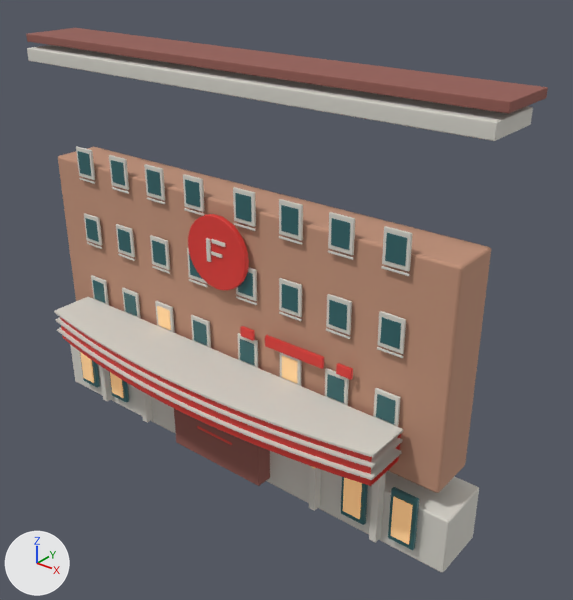
The Blender file Assets/Blender/Sources/filmstaden.blend: old version first, new version second.
Camera for both pictures: a 50 mm lens placed at (2.74, -3.03, 3.17), pointed at (0.31, 0.02, 1.28). The axes (+X, +Y, +Z) are drawn at lower left. The lights are the same throughout. The picture after the commit comes second.

The scene before the commit, as lines of its bpy script (objects in view):
```python
ob_lm_filmstaden_darkroofcap = bpy.data.objects.new('LM_Filmstaden_DarkRoofCap', me_lm_filmstaden_darkroofcap_mesh)
ob_lm_filmstaden_darkroofcap.parent = ob_lm_filmstaden_root
ob_lm_filmstaden_darkroofcap.location = (0.0, 0.02, 2.52)
ob_lm_filmstaden_roofcornice = bpy.data.objects.new('LM_Filmstaden_RoofCornice', me_lm_filmstaden_roofcornice_mesh)
ob_lm_filmstaden_roofcornice.parent = ob_lm_filmstaden_root
ob_lm_filmstaden_roofcornice.location = (0.0, -0.02, 2.43)
ob_lm_filmstaden_roundfsign_backplate = bpy.data.objects.new('LM_Filmstaden_RoundFSign_Backplate', me_lm_filmstaden_roundfsign_backplate_mesh)
ob_lm_filmstaden_roundfsign_backplate.parent = ob_lm_filmstaden_root
ob_lm_filmstaden_roundfsign_backplate.location = (0.0, -0.19, 1.55)
ob_lm_filmstaden_roundfsign_backplate.rotation_euler = (1.571, 0.0, 0.0)  # degrees (90, 0, 0)
# also in view: 'LM_Filmstaden_BrickFacade' at (0.0, 0.0, 1.22); 'LM_Filmstaden_RecessedEntranceBay' at (0.0, -0.22, 0.43); 'LM_Filmstaden_MarqueeHorizontalBand_2' at (0.0, -0.38, 0.93); 'LM_Filmstaden_MarqueeHorizontalBand_1' at (0.0, -0.38, 0.87); 'LM_Filmstaden_MarqueeHorizontalBand_0' at (0.0, -0.38, 0.8)
```
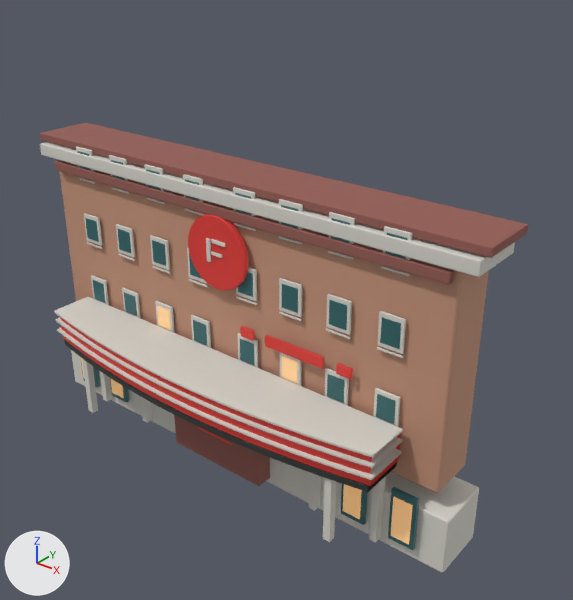
Changed parts and their boxes (x1, y1, x2, y2) in the pictures (573 x 600 px):
'LM_Filmstaden_DarkRoofCap', moved
    before: (26, 28, 548, 114)
    after: (40, 123, 528, 258)
'LM_Filmstaden_RoofCornice', moved
    before: (27, 45, 533, 141)
    after: (40, 142, 515, 277)
'LM_Filmstaden_BrickCorniceDetail', added
    after: (54, 160, 454, 285)
'LM_Filmstaden_MarqueeUnderside', added
    after: (64, 340, 397, 492)
'LM_Filmstaden_MarqueeSupportColumn_1', added
    after: (323, 478, 336, 542)
'LM_Filmstaden_MarqueeSupportColumn_0', added
    after: (82, 358, 98, 413)

The edits, one by one:
Material 'MAT_Metal_Dark' (mat_mat_metal_dark) is new.
Its base color is (0.04, 0.05, 0.045) (dark grey #383f3c).
Its metallic is 0.28.
Its roughness is 0.48.
Mesh me_lm_filmstaden_marqueeunderside_mesh is new.
It has 92 vertices, 88 faces and spans x -1.16..1.16, y -0.55..-0.17, z 0.69..0.72.
It uses material mat_mat_metal_dark (dark grey #383f3c).
Mesh me_lm_filmstaden_marqueesupportcolumn_1_mesh is new.
It is a box spanning x -0.022..0.022, y -0.022..0.022, z -0.24..0.24.
It uses material mat_mat_concrete_light (light grey #dad7ce).
Mesh me_lm_filmstaden_brickcornicedetail_mesh is new.
It is a box spanning x -1.36..1.36, y -0.02..0.02, z -0.03..0.03.
It uses material mat_mat_brick_dark (brown #955d55).
Object 'LM_Filmstaden_RoofCornice' (ob_lm_filmstaden_roofcornice) moves from (0.0, -0.02, 2.43) to (0.0, -0.02, 1.86).
Object 'LM_Filmstaden_DarkRoofCap' (ob_lm_filmstaden_darkroofcap) moves from (0.0, 0.02, 2.52) to (0.0, 0.02, 1.93).
Object 'LM_Filmstaden_MarqueeUnderside' (ob_lm_filmstaden_marqueeunderside) is new; it shows me_lm_filmstaden_marqueeunderside_mesh.
Its parent is ob_lm_filmstaden_root.
Its location is (0.0, 0.0, 0.0).
It gains a BEVEL modifier named 'LM_Filmstaden_MarqueeUnderside_Bevel'.
Modifier setting: width = 0.003.
Modifier setting: width_pct = 0.003.
Modifier setting: segments = 2.
It gains a WEIGHTED_NORMAL modifier named 'LM_Filmstaden_MarqueeUnderside_WeightedNormals'.
Object 'LM_Filmstaden_MarqueeSupportColumn_1' (ob_lm_filmstaden_marqueesupportcolumn_1) is new; it shows me_lm_filmstaden_marqueesupportcolumn_1_mesh.
Its parent is ob_lm_filmstaden_root.
Its location is (0.94, -0.43, 0.52).
It gains a BEVEL modifier named 'LM_Filmstaden_MarqueeSupportColumn_1_Bevel'.
Modifier setting: width = 0.004.
Modifier setting: width_pct = 0.004.
Modifier setting: segments = 2.
It gains a WEIGHTED_NORMAL modifier named 'LM_Filmstaden_MarqueeSupportColumn_1_WeightedNormals'.
Object 'LM_Filmstaden_MarqueeSupportColumn_0' (ob_lm_filmstaden_marqueesupportcolumn_0) is new; it shows a copy of me_lm_filmstaden_marqueesupportcolumn_1_mesh.
Its parent is ob_lm_filmstaden_root.
Its location is (-0.94, -0.43, 0.52).
It gains a BEVEL modifier named 'LM_Filmstaden_MarqueeSupportColumn_0_Bevel'.
Modifier setting: width = 0.004.
Modifier setting: width_pct = 0.004.
Modifier setting: segments = 2.
It gains a WEIGHTED_NORMAL modifier named 'LM_Filmstaden_MarqueeSupportColumn_0_WeightedNormals'.
Object 'LM_Filmstaden_BrickCorniceDetail' (ob_lm_filmstaden_brickcornicedetail) is new; it shows me_lm_filmstaden_brickcornicedetail_mesh.
Its parent is ob_lm_filmstaden_root.
Its location is (0.0, -0.175, 1.78).
It gains a BEVEL modifier named 'LM_Filmstaden_BrickCorniceDetail_Bevel'.
Modifier setting: width = 0.004.
Modifier setting: width_pct = 0.004.
Modifier setting: segments = 2.
It gains a WEIGHTED_NORMAL modifier named 'LM_Filmstaden_BrickCorniceDetail_WeightedNormals'.
